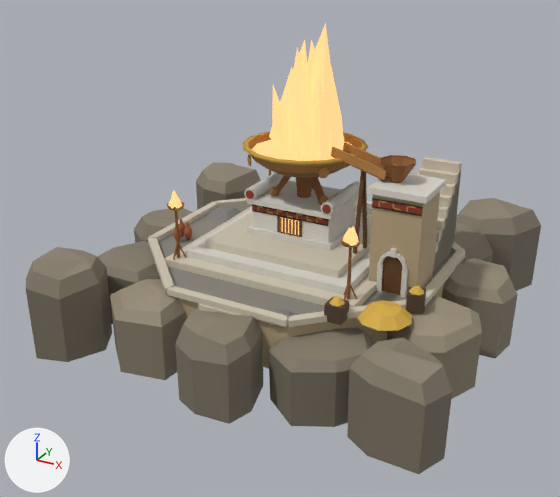
What one commit did to the glTF model public/harbour/civic/burn.glb.
The view is the same before and after, from a 50 mm camera at (23.0, -45.2, 23.2) aimed at (-0.7, -2.2, 1.7). Arrows for +X, +Y and +Z are at lower left; the lights stay in place. The first picture is the older version. Where no turn or scale is listed for an object, it has been applied to the vertices. Vertices at exactly the same position are counted once.

The scene before the commit, as lines of its bpy script (objects in view):
```python
me_burn_body = bpy.data.meshes.new('burn_body')
me_burn_body.from_pydata(...)  # 1654 vertices, 2357 faces; spans x -15.0..15.0, y -14.8..14.8, z -6.6..6.6
me_burn_body.materials.append(mat_hb_opaque)
me_fire_core = bpy.data.meshes.new('fire_core')
me_fire_core.from_pydata(...)  # 146 vertices, 201 faces; spans x -3.7..3.7, y -3.7..3.7, z -4.18..4.18
me_fire_core.materials.append(mat_hb_emissive)
ob_burn_body = bpy.data.objects.new('burn_body', me_burn_body)
ob_burn_body.location = (-0.35, 0.28, 2.62)
ob_fire_core = bpy.data.objects.new('fire_core', me_fire_core)
ob_fire_core.location = (0.0, 0.0, 12.33)
```
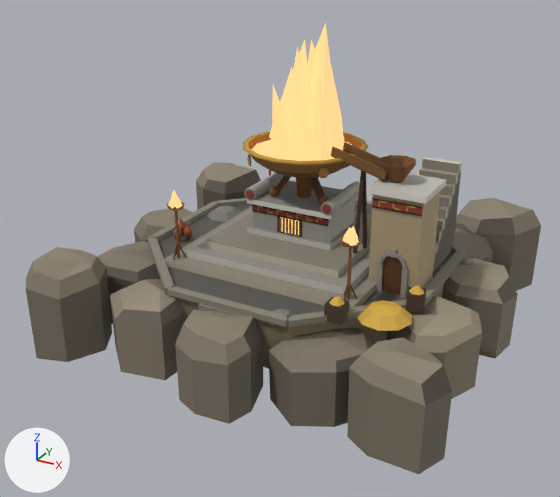
What the commit changed:
me_burn_body has 1654 vertices, 2357 faces and spans x -15.0..15.0, y -14.8..14.8, z -6.6..6.6.
me_burn_body is used by ob_burn_body; location (-0.35, 0.28, 2.62).
me_burn_body part 1: 559 faces centred in x -14.4..14.6, y -14.0..14.0, z -5.5..6.1 are repainted in the vertex colours; the middle colour goes from brown #908573 to brown #71695a.
me_burn_body part 2: 744 faces centred in x -8.8..10.9, y -9.0..6.3, z -1.7..5.6 are repainted in the vertex colours; the middle colour goes from brown #ae653b to brown #8b512a.
me_burn_body part 3: 388 faces centred in x -6.5..10.7, y -8.8..6.5, z -1.5..6.4 are repainted in the vertex colours; the middle colour goes from orange #c08a49 to orange #b68242.
me_burn_body part 4: 506 faces centred in x -10.1..10.8, y -13.1..10.2, z -4.1..5.1 are repainted in the vertex colours; the middle colour goes from pale yellow #e7dcc6 to grey #9f9b94.

Changed parts and their boxes (x1, y1, x2, y2) in the pictures (560 x 497 px):
part 1 of me_burn_body, recoloured: (97, 150, 518, 427) in both
part 2 of me_burn_body, recoloured: (173, 167, 425, 325) in both
part 3 of me_burn_body, recoloured: (172, 140, 424, 331) in both
part 4 of me_burn_body, recoloured (pale yellow to grey): (148, 159, 466, 369) in both
